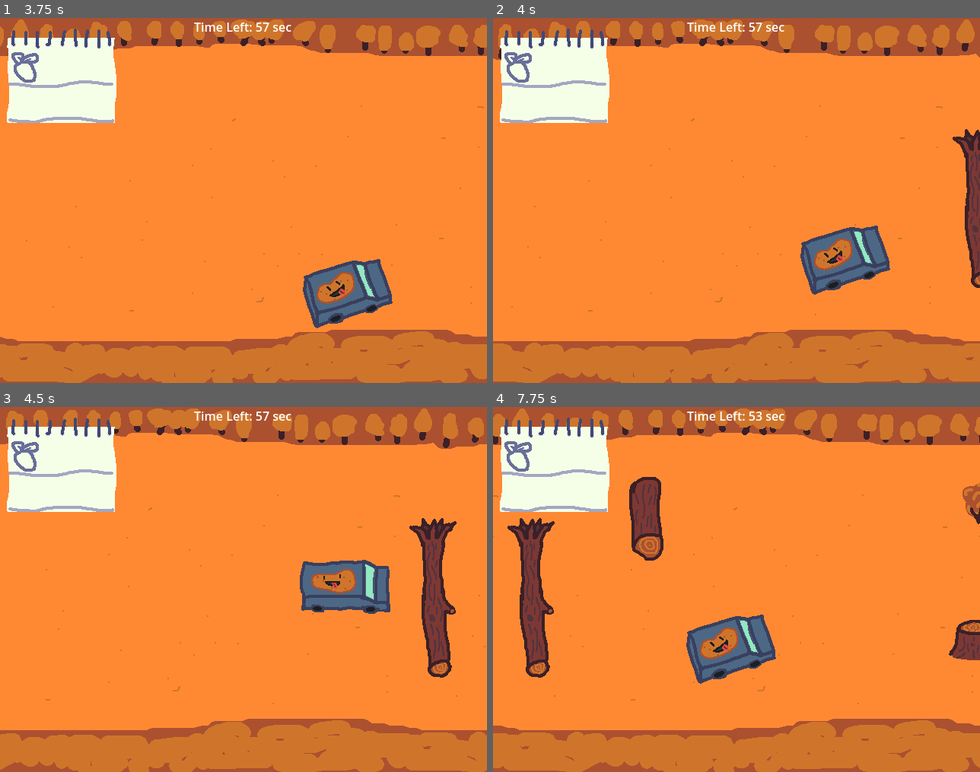
Above: before the commit, frames 1-4 (two rows, left to right).
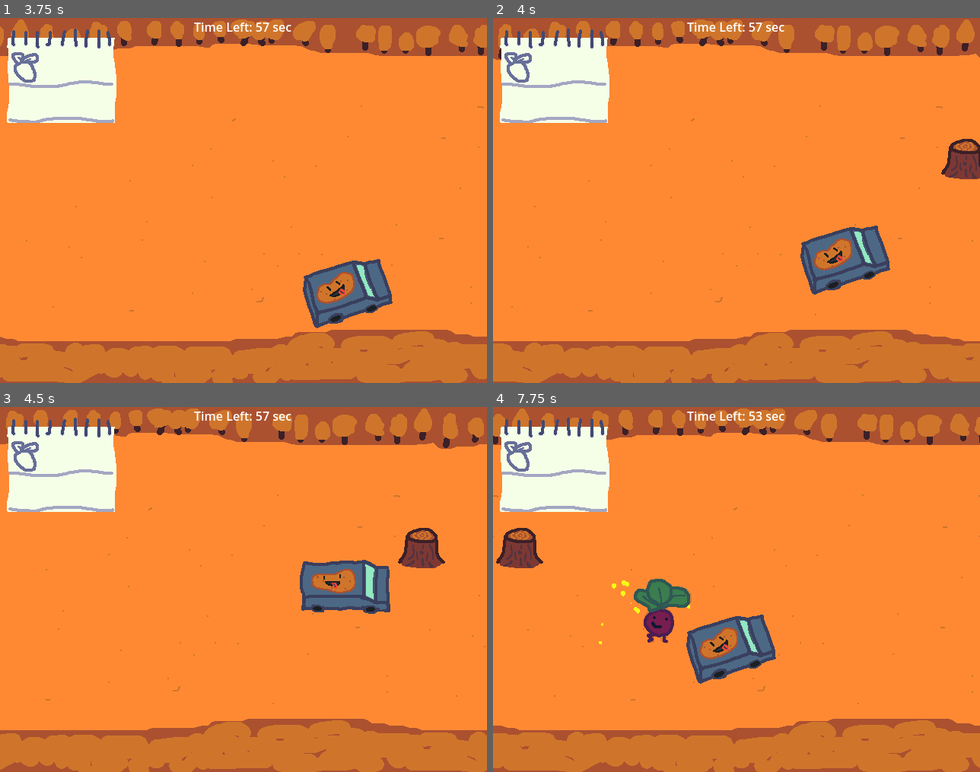
Above: after the commit, the same moments.

Repository: MatricsCode/Cozy-Fall-Jam
Game: Godot game, scene res://Scenes/Main/Main.tscn
Same seed, same stepped clock (60 frames per second), same inputs: the game is played once before the commit and once after it.
Inputs (mouse positions are in pixels of both pictures, inside the frame that each line leads up to):
- Up to frame 1 (3.75 s): click "Start" at 0.5 s; move the mouse to (350, 182) at 1.27 s; hold Right (Right) 1.28-2.03 s; move the mouse to (146, 218) at 2.02 s; hold Down (Down) 2.03-2.78 s; move the mouse to (292, 120) at 2.77 s; hold Right (Right) 2.78-3.53 s; move the mouse to (219, 273) at 3.52 s; hold Up (Up) from 3.53 s (still down)
- Up to frame 2 (4 s): keep holding Up (Up)
- Up to frame 3 (4.5 s): move the mouse to (389, 644) at 4.27 s; release Up (Up) at 4.28 s; hold Left (Left) from 4.28 s (still down)
- Up to frame 4 (7.75 s): move the mouse to (590, 534) at 5.02 s; move the mouse to (760, 589) at 5.77 s; release Left (Left) at 5.78 s; hold Down (Down) 5.78-6.53 s; move the mouse to (663, 498) at 6.52 s; hold Right (Right) 6.53-7.28 s; move the mouse to (843, 571) at 7.27 s; hold Up (Up) from 7.28 s (still down)

Frame 1 is identical in both runs. In frame 2, 1.4% of the frame differs, in the area x 92-100%, y 30-74%; in frame 3, 2.3%; in frame 4, 5.8%, in the area x 0-100%, y 19-75%.

Commit message:
Broke spawning

Diff:
--- a/Code/Obstacles/obstacle_main.gd
+++ b/Code/Obstacles/obstacle_main.gd
@@ -3,6 +3,8 @@
 const VEGTABLES = preload("uid://dd47p8tm22bqt")
 
 var vegtable = false
+
+@export var chances : Array[int]
 
 func _ready():
 	GlobalScript.stop.connect(_hit)
@@ -29,30 +31,19 @@
 	var veg = VEGTABLES.instantiate()
 	add_child(veg)
 func _obstacle():
-	var obstacle = randi_range(0, 25)
+	var obstacle = randi_range(0, 28)
 	print(obstacle)
 
-	if obstacle <= 5:
-		_remove_obstacles(0)
-	elif obstacle <= 10:
-		_remove_obstacles(1)
-	elif obstacle <= 13:
-		_remove_obstacles(2)
-	elif obstacle <= 16:
-		_remove_obstacles(3)
+	if obstacle > 24:
+		queue_free()
 
-	if obstacle <= 18 and obstacle > 16:
-		_remove_obstacles(4)
-		_remove_siblings()
-	elif obstacle <= 20 and obstacle > 16:
-		_remove_obstacles(5)
-		_remove_siblings()
-	elif obstacle <= 22 and obstacle > 16:
-		_remove_obstacles(6)
-		_remove_siblings()
-
-	if obstacle > 22:
-		queue_free()
+	for i in chances.size():
+		if obstacle < chances[i]:
+			pass
+		else:
+			_remove_obstacles(i)
+			if chances.size() - i <= 3:
+				_remove_siblings()
 
 func _remove_obstacles(keep : int):
 	for i in get_children():
--- a/Scenes/Obstacle/obstacle_main.tscn
+++ b/Scenes/Obstacle/obstacle_main.tscn
@@ -1,20 +1,27 @@
-[gd_scene load_steps=9 format=3 uid="uid://bly3j20mkirc"]
+[gd_scene load_steps=11 format=3 uid="uid://bly3j20mkirc"]
 
 [ext_resource type="Script" uid="uid://d052uqwvkabt8" path="res://Code/Obstacles/obstacle_main.gd" id="1_3oqjh"]
 [ext_resource type="PackedScene" uid="uid://ngs8fr7iw0h5" path="res://Scenes/Obstacle/obstacles/stump.tscn" id="2_uba3n"]
+[ext_resource type="PackedScene" uid="uid://1wxicn7a4478" path="res://Scenes/Obstacle/obstacles/stump2.tscn" id="3_58gwf"]
 [ext_resource type="PackedScene" uid="uid://d2adi7mukj3kk" path="res://Scenes/Obstacle/obstacles/stone.tscn" id="3_tpmf4"]
 [ext_resource type="PackedScene" uid="uid://dfs1eyqldgc6m" path="res://Scenes/Obstacle/obstacles/log1.tscn" id="4_g2vro"]
 [ext_resource type="PackedScene" uid="uid://dtw7lxdlrxmkm" path="res://Scenes/Obstacle/obstacles/bush.tscn" id="4_ji5u8"]
+[ext_resource type="PackedScene" uid="uid://cg81a1qg1w2mb" path="res://Scenes/Obstacle/obstacles/stone2.tscn" id="5_6eubr"]
 [ext_resource type="PackedScene" uid="uid://c8ct5ysxwf60x" path="res://Scenes/Obstacle/obstacles/bush2.tscn" id="5_58gwf"]
 [ext_resource type="PackedScene" uid="uid://c37bayw1mypf8" path="res://Scenes/Obstacle/obstacles/log2.tscn" id="5_uba3n"]
 [ext_resource type="PackedScene" uid="uid://d3eph0ewybx1p" path="res://Scenes/Obstacle/obstacles/log3.tscn" id="6_tpmf4"]
 
 [node name="ItemMain" type="Node2D"]
 script = ExtResource("1_3oqjh")
+chances = [3, 6, 9, 12, 15, 18, 20, 22, 24]
 
 [node name="Stump" parent="." instance=ExtResource("2_uba3n")]
 
+[node name="Stump2" parent="." instance=ExtResource("3_58gwf")]
+
 [node name="Stone" parent="." instance=ExtResource("3_tpmf4")]
+
+[node name="BaseObstacle" parent="." instance=ExtResource("5_6eubr")]
 
 [node name="Bush1" parent="." instance=ExtResource("4_ji5u8")]
 
--- /dev/null
+++ b/Scenes/Obstacle/obstacles/stone2.tscn
@@ -0,0 +1,21 @@
+[gd_scene load_steps=4 format=3 uid="uid://cg81a1qg1w2mb"]
+
+[ext_resource type="Script" uid="uid://cf71vlin1s48o" path="res://Code/Obstacles/obstacles/base_obstacle.gd" id="1_b5wlc"]
+[ext_resource type="Texture2D" uid="uid://cyxqagp65jvn5" path="res://Art/Obstacles/Boulder2.png" id="2_261nk"]
+
+[sub_resource type="RectangleShape2D" id="RectangleShape2D_rnqi3"]
+size = Vector2(41, 16.5)
+
+[node name="BaseObstacle" type="StaticBody2D"]
+y_sort_enabled = true
+collision_layer = 2
+collision_mask = 0
+script = ExtResource("1_b5wlc")
+metadata/_custom_type_script = "uid://cf71vlin1s48o"
+
+[node name="Sprite2D" type="Sprite2D" parent="."]
+texture = ExtResource("2_261nk")
+
+[node name="CollisionShape2D" type="CollisionShape2D" parent="."]
+position = Vector2(0, 14)
+shape = SubResource("RectangleShape2D_rnqi3")
--- /dev/null
+++ b/Scenes/Obstacle/obstacles/stump2.tscn
@@ -0,0 +1,21 @@
+[gd_scene load_steps=4 format=3 uid="uid://1wxicn7a4478"]
+
+[ext_resource type="Script" uid="uid://cf71vlin1s48o" path="res://Code/Obstacles/obstacles/base_obstacle.gd" id="1_100gt"]
+[ext_resource type="Texture2D" uid="uid://h5308i8067x6" path="res://Art/Obstacles/Stump2.png" id="2_hd0jn"]
+
+[sub_resource type="RectangleShape2D" id="RectangleShape2D_qycq4"]
+size = Vector2(58, 16.5)
+
+[node name="BaseObstacle" type="StaticBody2D"]
+y_sort_enabled = true
+collision_layer = 2
+collision_mask = 0
+script = ExtResource("1_100gt")
+metadata/_custom_type_script = "uid://cf71vlin1s48o"
+
+[node name="Sprite2D" type="Sprite2D" parent="."]
+texture = ExtResource("2_hd0jn")
+
+[node name="CollisionShape2D" type="CollisionShape2D" parent="."]
+position = Vector2(0, 21.25)
+shape = SubResource("RectangleShape2D_qycq4")
